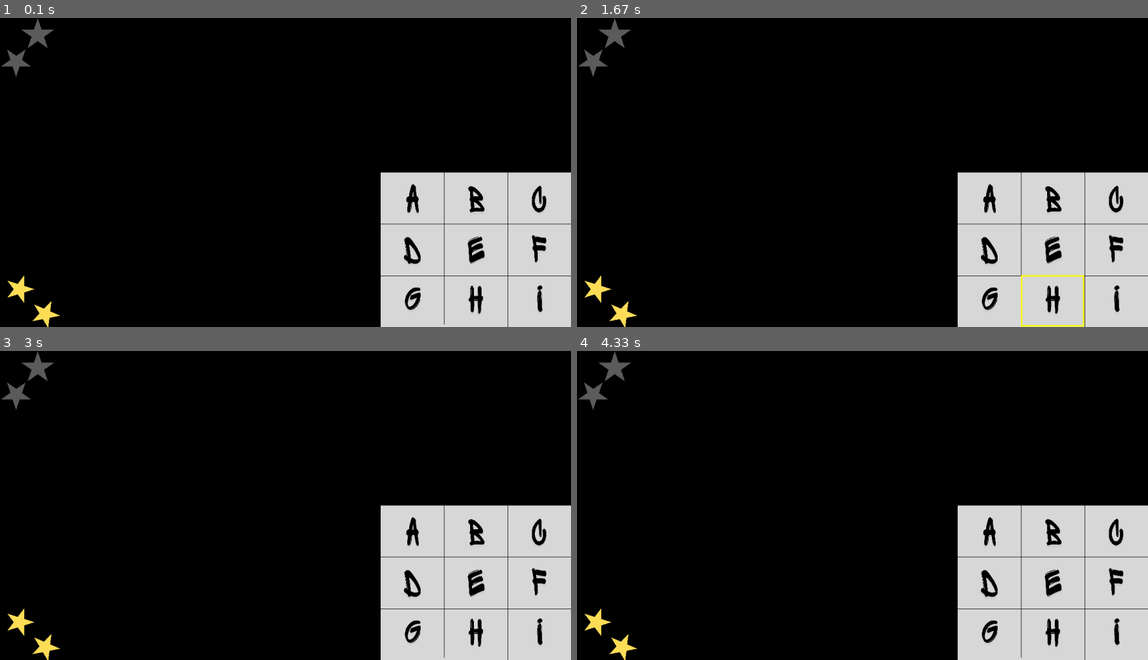
Above: before the commit, frames 1-4 (two rows, left to right).
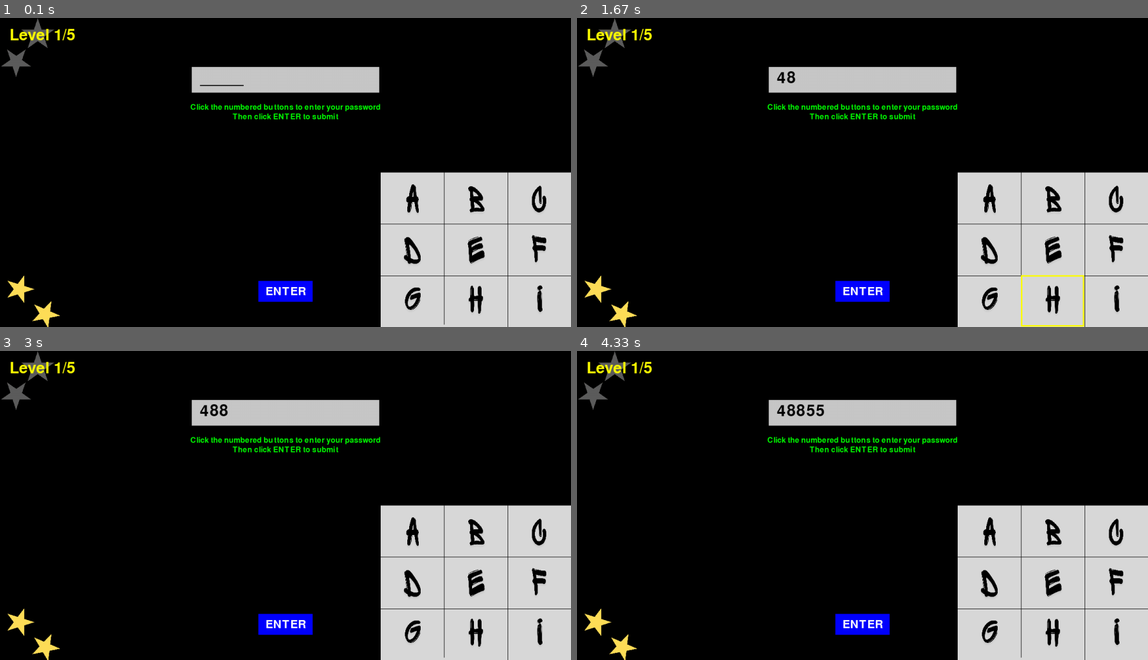
Above: after the commit, the same moments.

Repository: ipot-rgb/The-Puzzle-House
Game: pygame game, started from Shawn-Ko.py
The game is run twice, just before and just after one commit, with the same random seed, the same clock (stepped at 60 frames per second) and the same inputs.
Inputs (mouse positions are in pixels of both pictures, inside the frame that each line leads up to):
- Up to frame 1 (0.1 s): no input
- Up to frame 2 (1.67 s): click (862, 293) at 0.38 s, where only the run after the commit has a clickable "ENTER"; click (868, 194) at 0.72 s; click (988, 249) at 1.05 s; click (1073, 280) at 1.38 s
- Up to frame 3 (3 s): click (296, 400) at 1.72 s; click (502, 619) at 2.55 s; click (205, 440) at 2.88 s
- Up to frame 4 (4.33 s): click (1062, 585) at 3.22 s; click (1039, 499) at 3.55 s; click (1062, 567) at 3.88 s; click (696, 446) at 4.22 s

The runs differ from the first frame. In frame 1, 4.3% of the frame differs, in the area x 1-67%, y 3-92%; in frame 2, 4.2%; in frame 3, 4.2%; in frame 4, 4.2%.

Commit message:
Draw elements to window

Diff:
--- a/Shawn-Ko.py
+++ b/Shawn-Ko.py
@@ -177,5 +177,57 @@
         if hovered:
             pygame.draw.rect(screen, YELLOW, (x, y, width, height), 3)
 
+    # Draw Level Display
+    level_text = font_large.render(f"Level {current_level}/{total_levels}", True, YELLOW)
+    screen.blit(level_text, (20, 20))
+
+    # Draw Password Display Box
+    password_box = pygame.Rect(screen_width // 2 - 200, 100, 400, 60)
+    pygame.draw.rect(screen, GRAY, password_box)
+    pygame.draw.rect(screen, BLACK, password_box, 3)
+
+    # Show the entered password
+    password_surface = font_large.render(password_input if password_input else "_____", True, BLACK)
+    screen.blit(password_surface, (password_box.x + 20, password_box.y + 10))
+
+    # Instruction text
+    instruction1 = font_small.render("Click the numbered buttons to enter your password", True, GREEN)
+    instruction2 = font_small.render("Then click ENTER to submit", True, GREEN)
+    screen.blit(instruction1, (screen_width // 2 - instruction1.get_width() // 2, 180))
+    screen.blit(instruction2, (screen_width // 2 - instruction2.get_width() // 2, 200))
+
+    # Draw ENTER button
+    ex, ey, ew, eh, etext, ehovered = enter_button
+    enter_color = GREEN if ehovered else BLUE
+    pygame.draw.rect(screen, enter_color, (ex, ey, ew, eh))
+    pygame.draw.rect(screen, BLACK, (ex, ey, ew, eh), 3)
+    enter_surface = font_medium.render(etext, True, WHITE)
+    screen.blit(enter_surface,
+                    (ex + ew // 2 - enter_surface.get_width() // 2, ey + eh // 2 - enter_surface.get_height() // 2))
+
+    # Show message
+    if message_timer > 0:
+        msg_color = GREEN if "Complete" in message or "Congratulations" in message else RED
+        msg_surface = font_medium.render(message, True, msg_color)
+        msg_x = (screen_width - msg_surface.get_width()) // 2
+        msg_y = screen_width - 60
+        screen.blit(msg_surface, (msg_x, msg_y))
+        message_timer -= 1
+
+    # Show game complete overlay
+    if game_complete:
+        overlay = pygame.Surface((screen_width, screen_height))
+        overlay.set_alpha(200)
+        overlay.fill(WHITE)
+        screen.blit(overlay, (0, 0))
+
+        complete_text1 = font_large.render("GAME COMPLETE!", True, GREEN)
+        complete_text2 = font_medium.render("You've completed all levels!", True, BLUE)
+        complete_text3 = font_small.render("Close the window to quit", True, BLACK)
+
+        screen.blit(complete_text1, (screen_width // 2 - complete_text1.get_width() // 2, screen_height // 2 - 50))
+        screen.blit(complete_text2, (screen_width // 2 - complete_text2.get_width() // 2, screen_height // 2))
+        screen.blit(complete_text3, (screen_width // 2 - complete_text3.get_width() // 2, screen_height // 2 + 50))
+
     pygame.display.flip()
 pygame.quit()
